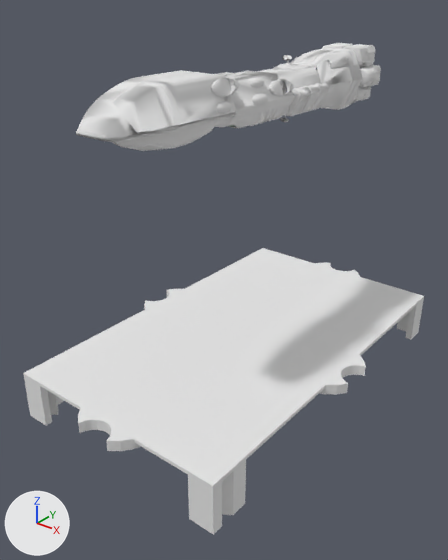
What one commit did to the OBJ model assets/ships/empire/dread/mesh.obj.
The view is the same before and after, from a camera (50 mm lens) standing at (3.49, -4.74, 3.98) and looking at (-0.03, -0.34, 1.25). The axes (+X, +Y, +Z) are drawn at lower left. The lights are the same throughout. Where no turn or scale is listed for an object, it has been applied to the vertices. Vertices at the same position are counted once.

Objects in the first picture: 'Base_-_Medium_Plane.007', 'dreadnaught_Group_Global'.
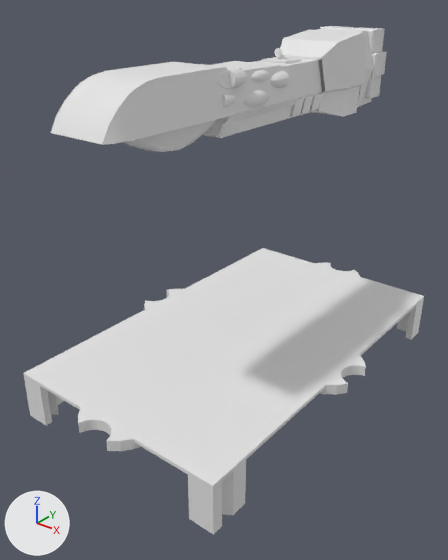
What differs and where, as boxes [x1, y1, x2, y2] in the pictures (448 x 560 px):
'dreadnaught_Group_Global', reshaped (10% wider, 17% taller): before [76, 43, 381, 151]; after [50, 26, 387, 152]
part 1 of me_dreadnaught_group_global, rebuilt (47% wider, 43% taller): before [76, 70, 295, 151]; after [51, 29, 373, 145]
part 2 of me_dreadnaught_group_global, deleted: before [212, 55, 381, 122]
part 3 of me_dreadnaught_group_global, built on: before [211, 43, 376, 110]; after [50, 26, 387, 152]

Patch to the scene script:
```diff
--- a/assets/ships/empire/dread/mesh.obj.py
+++ b/assets/ships/empire/dread/mesh.obj.py
@@ me_dreadnaught_group_global @@
 # used by ob_dreadnaught_group_global; location = (0.0, 0.0, 0.0)
-me_dreadnaught_group_global.from_pydata(...)  # 2531 vertices, 4489 faces; spans x -0.34..0.33, y -1.89..2.03, z 2.67..3.32
-me_dreadnaught_group_global.materials.append(mat_material_001)  # white #e7e7e7
+me_dreadnaught_group_global.from_pydata(...)  # 1554 vertices, 2954 faces; spans x -0.39..0.39, y -2.02..2.02, z 2.67..3.49
+# me_dreadnaught_group_global part 1: the loose piece of 551 vertices spanning x -0.29..0.29, y -1.89..0.38, z 2.74..3.3 is rebuilt with 159 vertices and now spans x -0.39..0.39, y -2.02..1.99, z 2.67..3.48
+# me_dreadnaught_group_global part 2: 30 loose pieces with 1372 vertices, spanning x -0.34..0.33, y -0.83..2.03, z 2.67..3.32, are deleted
+# me_dreadnaught_group_global part 3: 2 vertices moved within x 0.0, y 1.97, z 3.25; 606 vertices removed from x -0.31..0.31, y -0.83..2.0, z 2.7..3.32; 1365 vertices added at x -0.39..0.39, y -2.02..2.02, z 2.73..3.49
```
